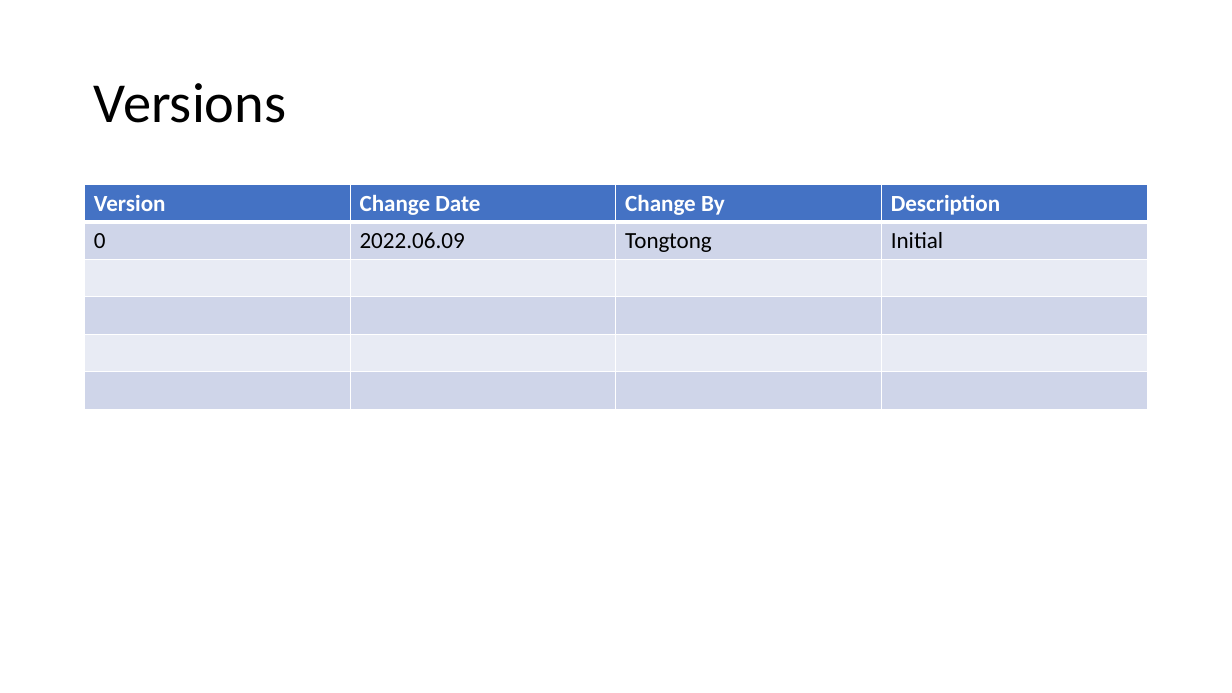
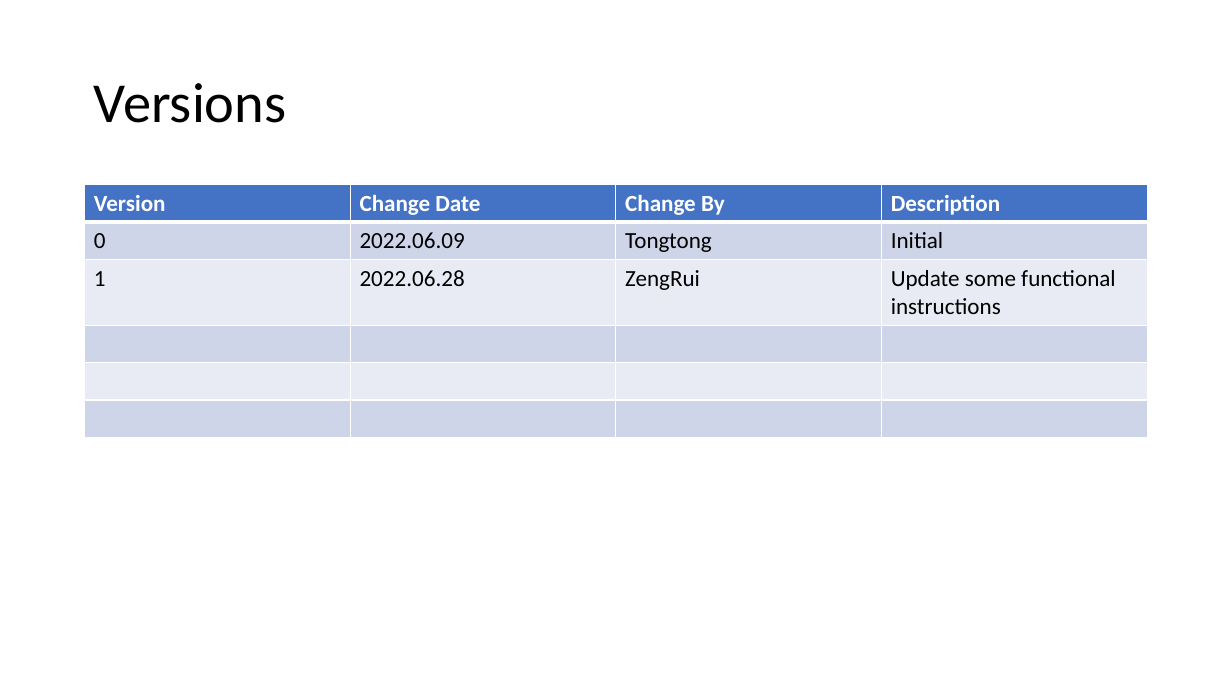
Before and after one commit to ZirconiumZr/UOB_SIT, a slide deck: slide 2 of uob_website/analysis/utils/Voice_To_Text_Analysis_Web_UserGuide.pptx. Drawn at 1232x693 pixels with LibreOffice and Linux fonts; fonts in the diff are those of the drawing. Boxes give left, top, right and bottom in pixels: in the first picture for what was removed or moved away, otherwise in the second. Text is boxed around its words. In the diff, an @@ line names an element or a change of style, - is before the commit and + after.

```diff
--- a/uob_website/analysis/utils/Voice_To_Text_Analysis_Web_UserGuide.pptx
+++ b/uob_website/analysis/utils/Voice_To_Text_Analysis_Web_UserGuide.pptx
@@ table at (85,185,1150,437) @@
+row 3: 1 | 2022.06.28 | ZengRui | Update some functional instructions
-row 6:  |  |  | 
```
Also in this commit, not shown: 5 other slides changed.
